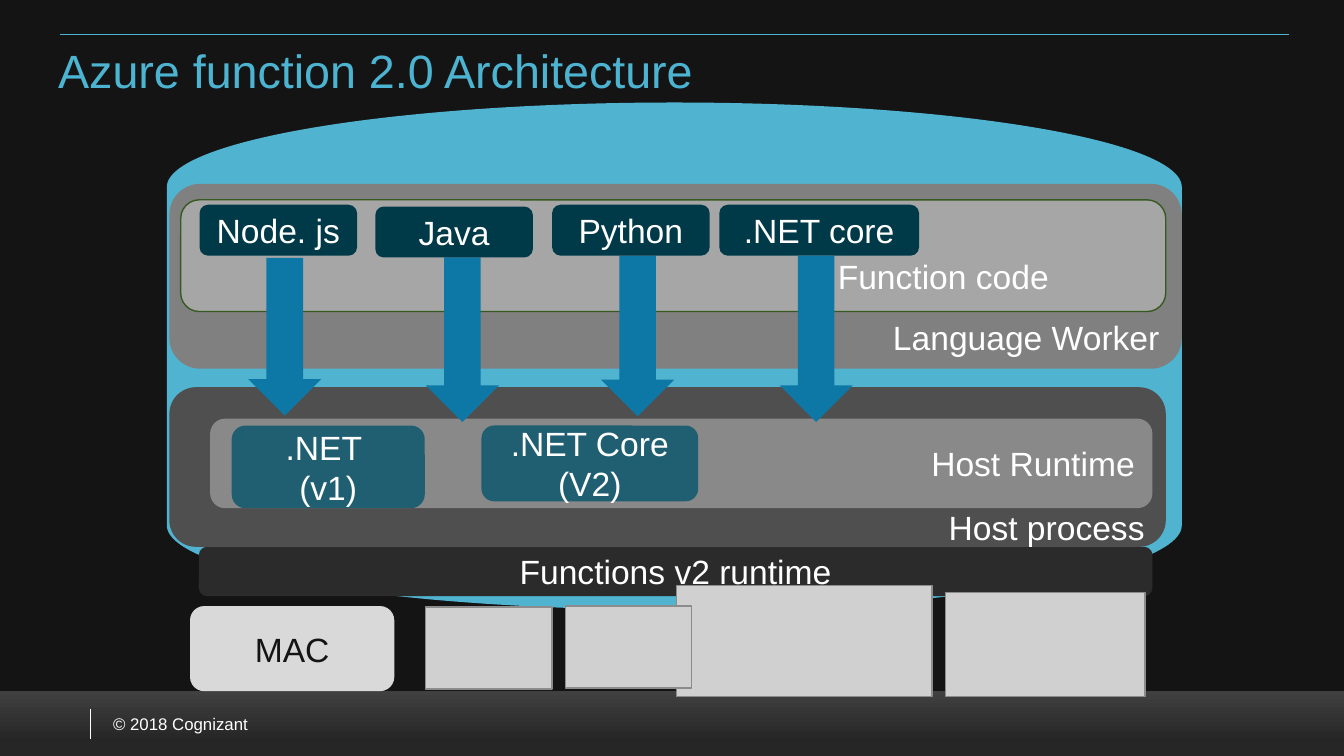
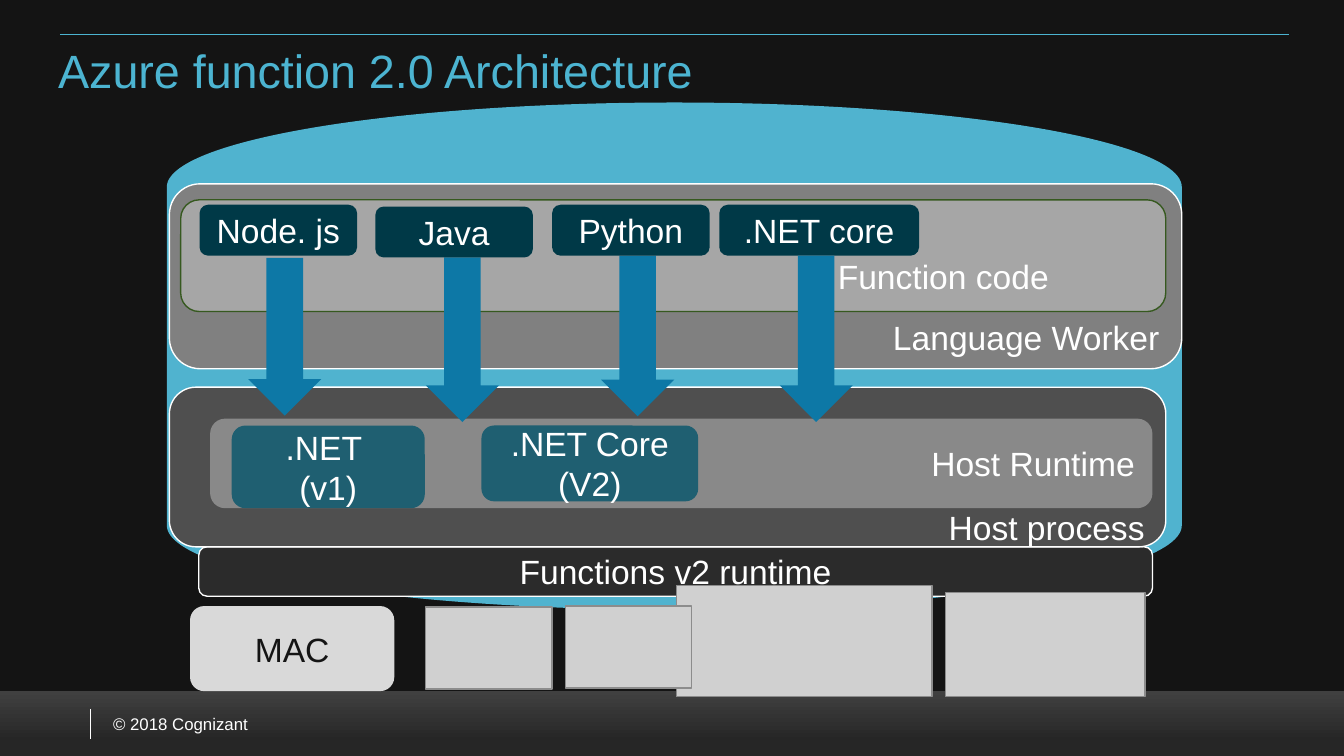
Before and after one commit to VenkateshSrini/MyDocuments, a slide deck: slide 9 of Azurefunction 2.0.pptx (slide 7 before the commit). Drawn at 1344x756 pixels with LibreOffice and Linux fonts; fonts in the diff are those of the drawing; grey boxes stand for pictures; background and template pictures are left out. Boxes give left, top, right and bottom in pixels: in the first picture for what was removed or moved away, otherwise in the second. Text is boxed around its words. In the diff, an @@ line names an element or a change of style, - is before the commit and + after.

```diff
--- a/Azurefunction 2.0.pptx
+++ b/Azurefunction 2.0.pptx
@@ outline none to #FFFFFF 0.75 pt in 3 elements at (x1=199, y1=547, x2=1153, y2=597), (x1=169, y1=387, x2=1165, y2=547), (x1=169, y1=184, x2=1181, y2=370) @@
```
Also in this commit, not shown: 5 other slides changed, 5 slides added.
